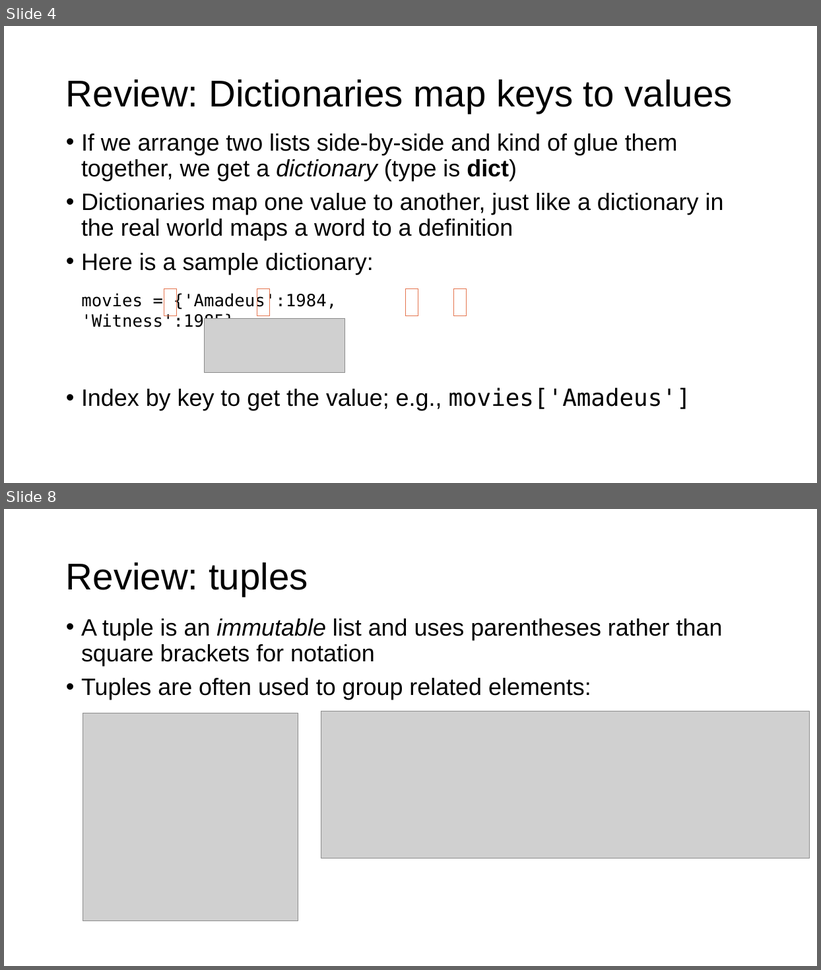
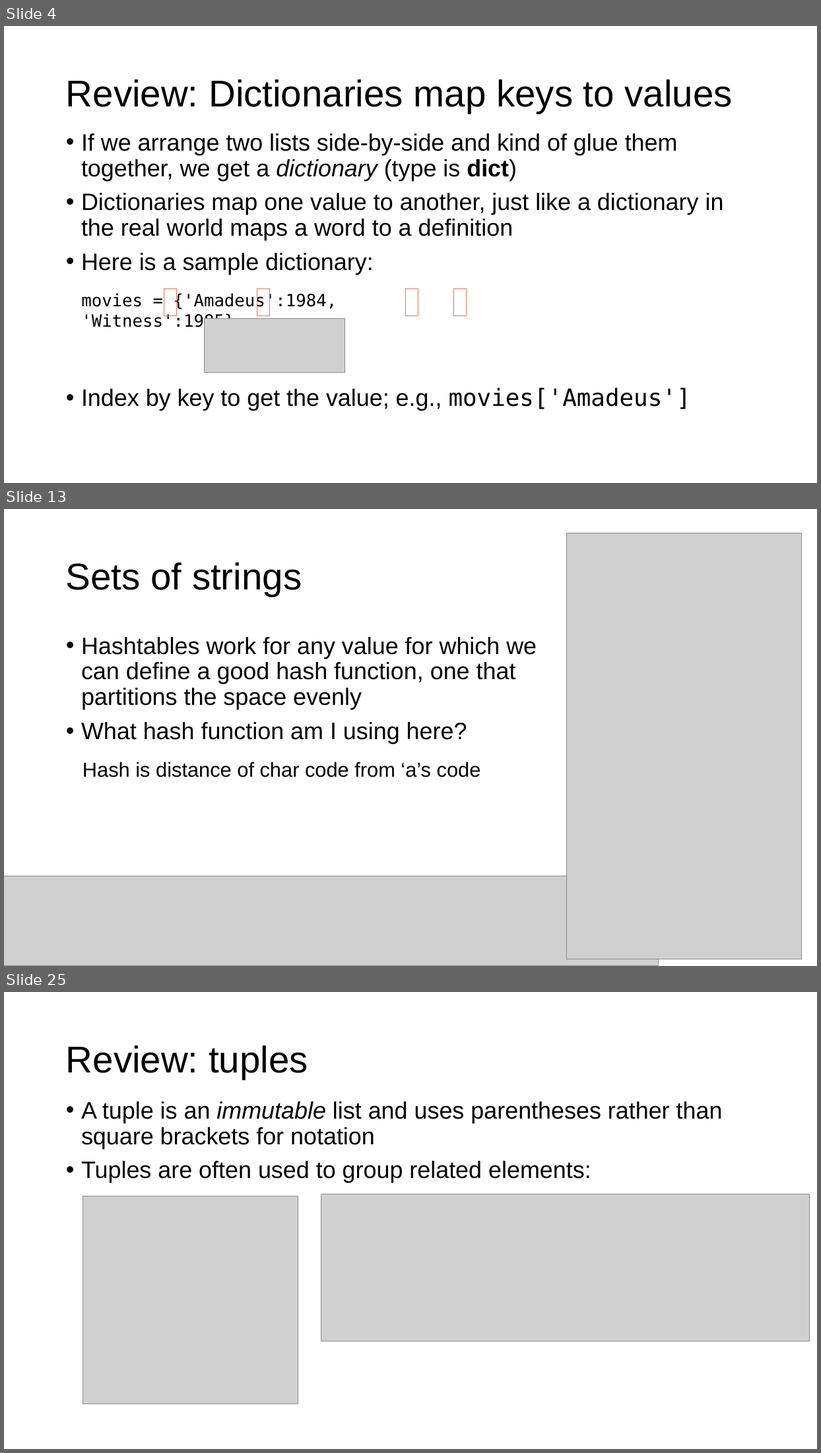
Before and after one commit to parrt/msds692, a slide deck: notes/hashtable.pptx. Shown one above the other, each under a label of ours: slides 4 and 8 before the commit, slides 4, 13 and 25 after it; the slides between them are not shown. The pictures are 821x970 and 821x1453 pixels, drawn with LibreOffice and Linux fonts; fonts in the diff are those of the drawing; grey boxes stand for pictures; background and template pictures are left out. Boxes give left, top, right and bottom in pixels: in the first picture for what was removed or moved away, otherwise in the second. Text is boxed around its words. In the diff, an @@ line names an element or a change of style, - is before the commit and + after.

```diff
--- a/notes/hashtable.pptx
+++ b/notes/hashtable.pptx
@@ slide 13 added at [4,509,817,966], background #FFFFFF @@
@@ picture added at [566,533,802,960] @@
@@ title added at [66,562,302,596], 44 pt, text #000000 @@
+Sets of strings
@@ text added at [81,637,537,744], 28 pt, text #000000 @@
+• Hashtables work for any value for which we can define a good hash function, one that partitions the space evenly
+• What hash function am I using here?
@@ text added at [83,762,481,778], 24 pt, text #000000 @@
+Hash is distance of char code from ‘a’s code
@@ picture added at [4,876,659,966] @@
@@ what was slide 8 is now slide 25 @@
```
Also in this commit, not shown: 3 slides changed, 21 other slides added, 2 slides removed, 3 other files.
